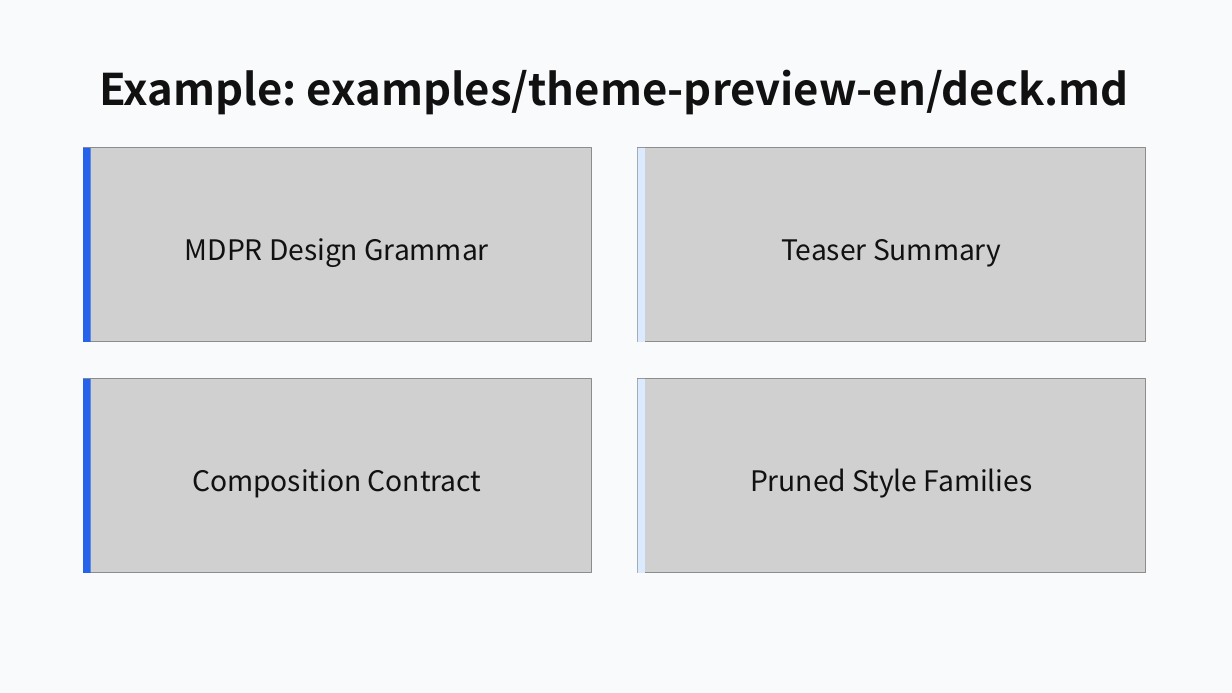
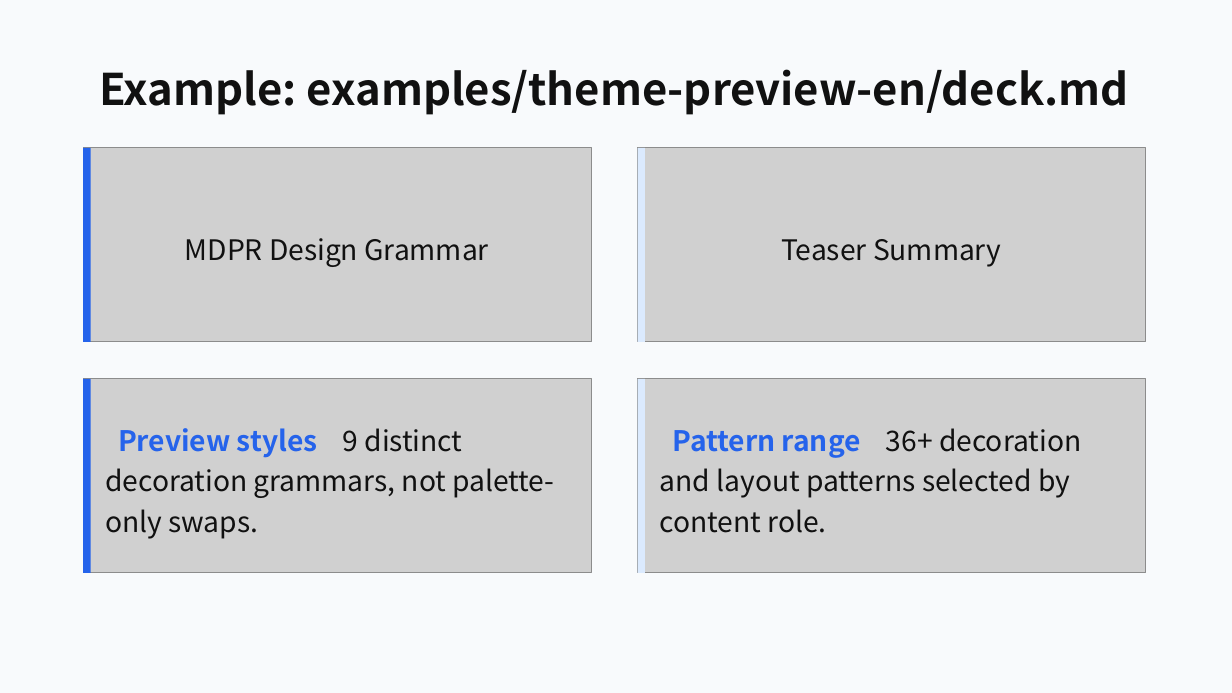
Before and after one commit to ch040602/mdpr-skill, a slide deck: slide 28 of artifacts/mdpr-vs-skill/mdpr-baseline-result.pptx (slide 31 before the commit). Drawn at 1232x693 pixels with LibreOffice and Linux fonts; fonts in the diff are those of the drawing; grey boxes stand for pictures. Boxes give left, top, right and bottom in pixels: in the first picture for what was removed or moved away, otherwise in the second. Text is boxed around its words. In the diff, an @@ line names an element or a change of style, - is before the commit and + after.

```diff
--- a/artifacts/mdpr-vs-skill/mdpr-baseline-result.pptx
+++ b/artifacts/mdpr-vs-skill/mdpr-baseline-result.pptx
@@ text at [105, 428, 554, 539]: text changed @@
-Composition Contract
+Preview styles 9 distinct decoration grammars, not palette-only swaps.
@@ text at [660, 428, 1081, 533]: text changed @@
-Pruned Style Families
+Pattern range 36+ decoration and layout patterns selected by content role.
```
Also in this commit, not shown: 6 other slides changed, 1 slide added, 4 slides removed, 12 other files.
